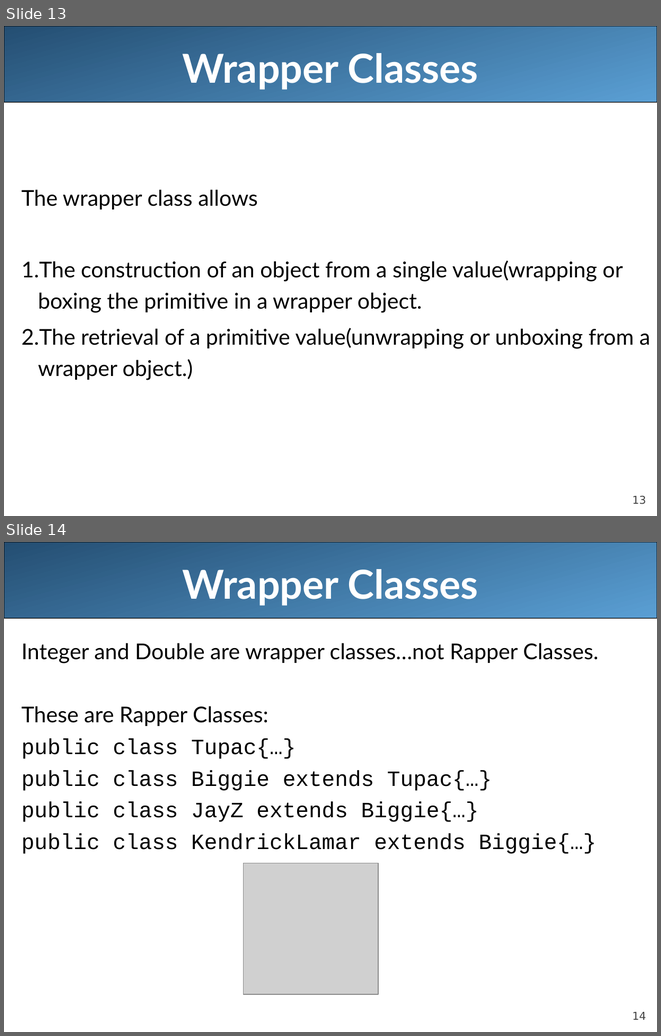
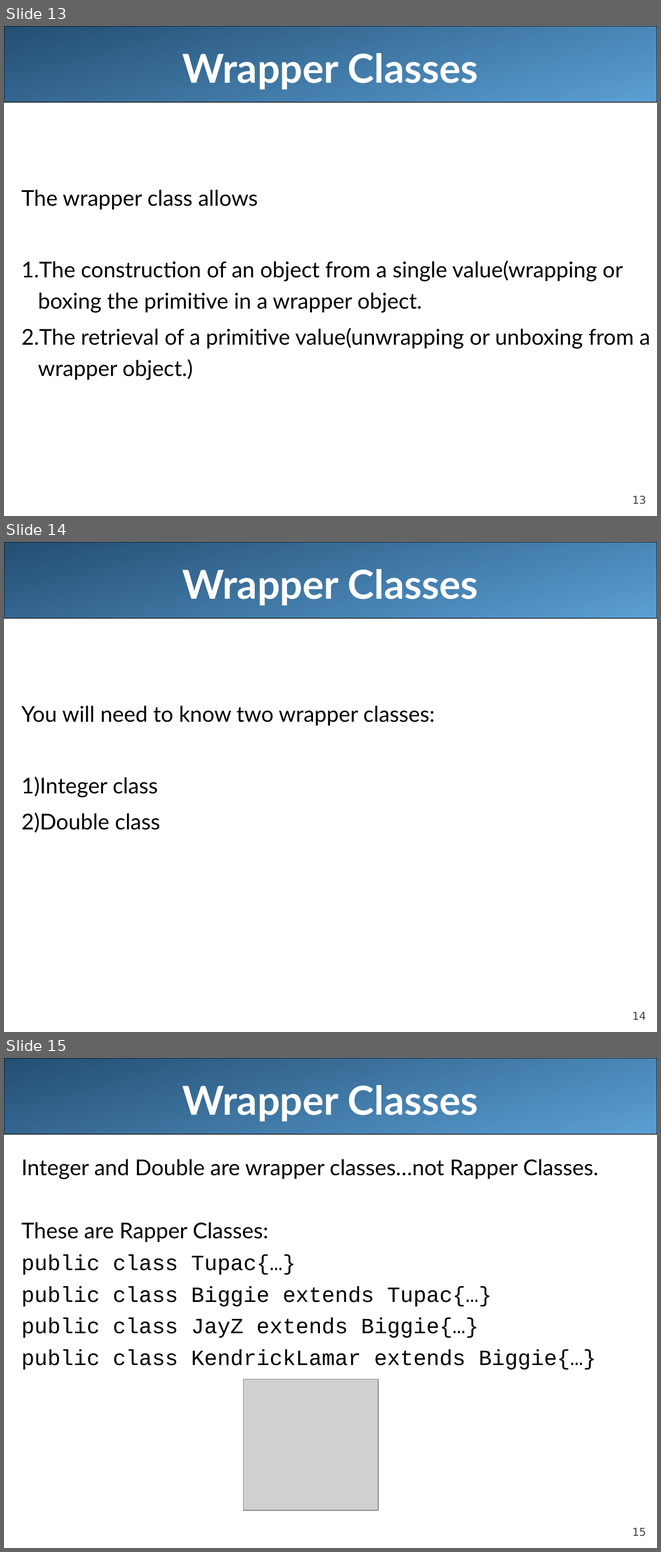
Before and after one commit to LongBaoNguyen/longbaonguyen.github.io, a slide deck: courses/apcsa/lecture7.ppt. Shown one above the other, each under a label of ours: slides 13 and 14 before the commit, slides 13, 14 and 15 after it. The pictures are 661x1036 and 661x1552 pixels, drawn with LibreOffice and Linux fonts; fonts in the diff are those of the drawing; grey boxes stand for pictures. Boxes give left, top, right and bottom in pixels: in the first picture for what was removed or moved away, otherwise in the second. Text is boxed around its words. In the diff, an @@ line names an element or a change of style, - is before the commit and + after.

```diff
--- a/courses/apcsa/lecture7.ppt
+++ b/courses/apcsa/lecture7.ppt
@@ slide 14 added at [4, 542, 657, 1032], background #FFFFFF; not listed: 2 template elements that a slide beside it also shows @@
@@ title added at [183, 569, 478, 606], 44 pt, text #FFFFFF, bold @@
+Wrapper Classes
@@ text added at [21, 705, 435, 832], 24 pt, text #000000 @@
+You will need to know two wrapper classes:
+1) Integer class
+2) Double class
@@ what was slide 14 is now slide 15 @@
@@ page number at [632, 1528, 646, 1536]: text changed @@
-14
+15
```
Also in this commit, not shown: 1 other file.
